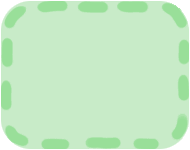
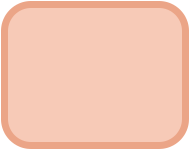
Layer changes from the first 190x150 image to the second:
hid "Layer 2" over [1,1,189,149]
painted on "Rounded Rectangle 1" over [1,1,189,149]
